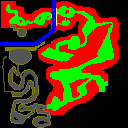
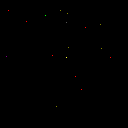
Layered file, before and after one edit (128 × 128). Changes by layer:
showed "items", painted on it over [6, 10, 111, 107]
hid "map", painted on it over [0, 0, 119, 128]
